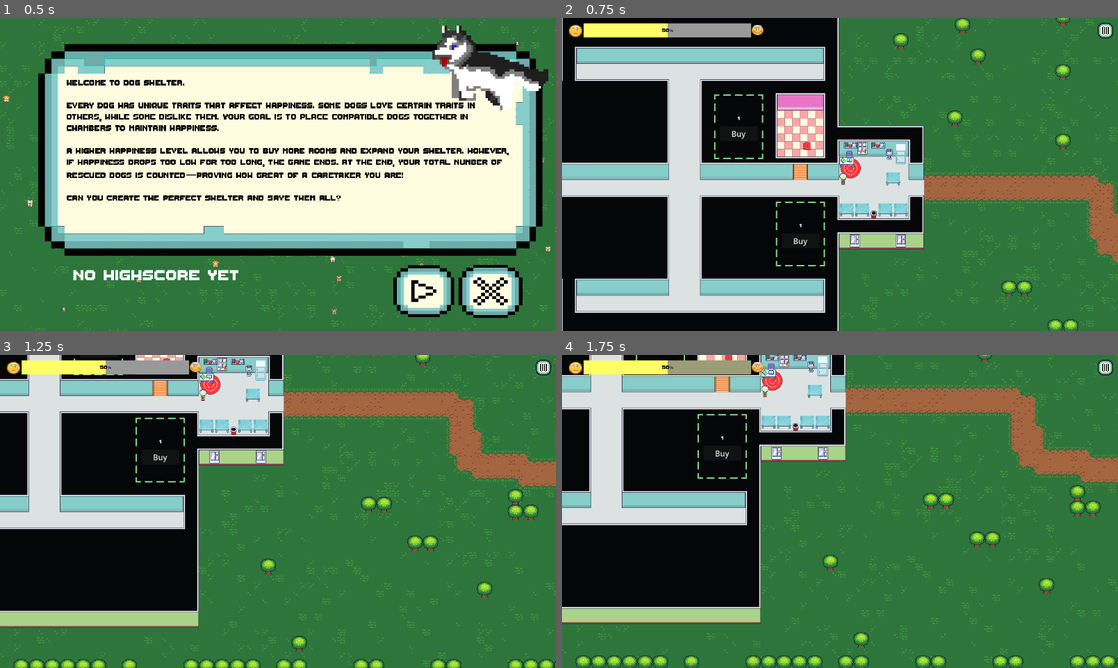
Above: before the commit, frames 1-4 (two rows, left to right).
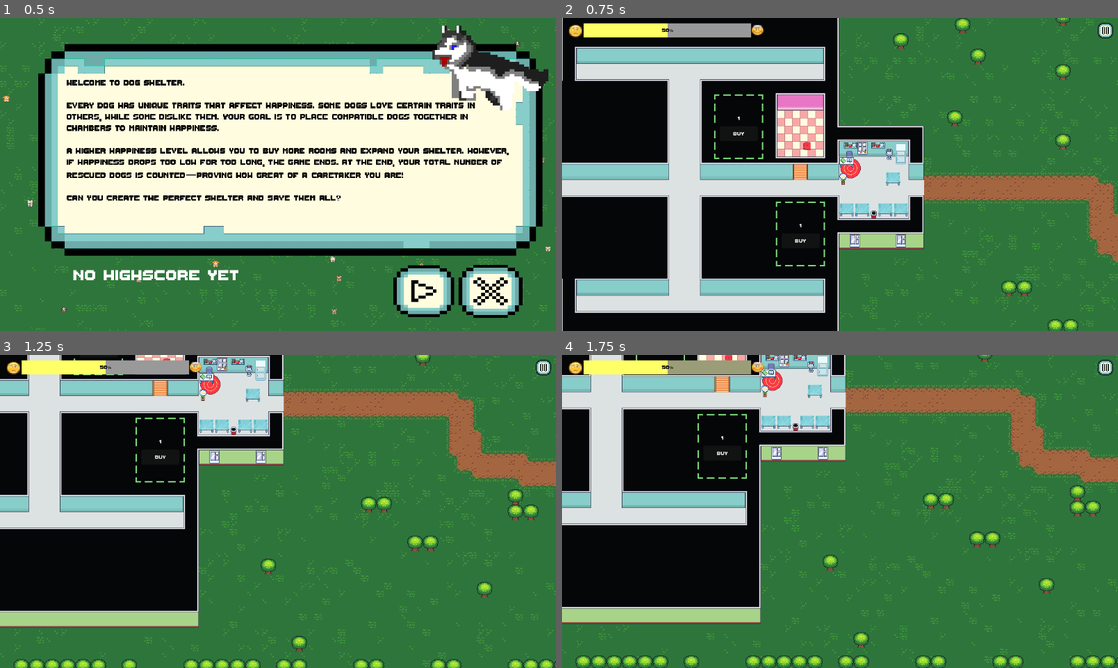
Above: after the commit, the same moments.

Repository: Tausva/DogShelter
Game: Godot game, scene res://scenes/game_menu/game_menu.tscn
Same seed, same stepped clock (60 frames per second), same inputs: the game is played once before the commit and once after it.
Inputs (mouse positions are in pixels of both pictures, inside the frame that each line leads up to):
- Up to frame 1 (0.5 s): no input
- Up to frame 2 (0.75 s): click (984, 290) at 0.5 s
- Up to frame 3 (1.25 s): no input
- Up to frame 4 (1.75 s): move the mouse to (962, 495) at 1.27 s; hold D (Right) from 1.28 s (still down); click (962, 495) at 1.42 s

Frame 1 is identical in both runs. In frame 2, less than 0.1% of the frame differs, in the area x 30-45%, y 36-73%; in frame 3, less than 0.1%; in frame 4, less than 0.1%.

Commit message:
ordering fix and last font change

Diff:
--- a/scenes/DogSpawTimer/dog_spawn_timer.gd
+++ b/scenes/DogSpawTimer/dog_spawn_timer.gd
@@ -59,5 +59,5 @@
 	for spawn in spawns:
 		spawn_positions.append(spawn)
 		var table = table_scene.instantiate()
-		add_child(table)
+		$Tables.add_child(table)
 		table.position = spawn
--- a/scenes/DogSpawTimer/dog_spawn_timer.tscn
+++ b/scenes/DogSpawTimer/dog_spawn_timer.tscn
@@ -9,6 +9,8 @@
 wait_time = 5.0
 autostart = true
 
+[node name="Tables" type="Node2D" parent="."]
+
 [node name="Dogs" type="Node2D" parent="."]
 
 [connection signal="timeout" from="SpawnTimer" to="." method="_on_spawn_timer_timeout"]
--- a/scenes/purchase_border/purchase_border.tscn
+++ b/scenes/purchase_border/purchase_border.tscn
@@ -45,6 +45,7 @@
 offset_bottom = 29.5
 grow_horizontal = 2
 grow_vertical = 2
+theme_override_fonts/font = ExtResource("3_wp4jc")
 text = "Buy"
 
 [connection signal="pressed" from="Control/Button" to="." method="_on_button_pressed"]
Not shown, added: export_presets.cfg
